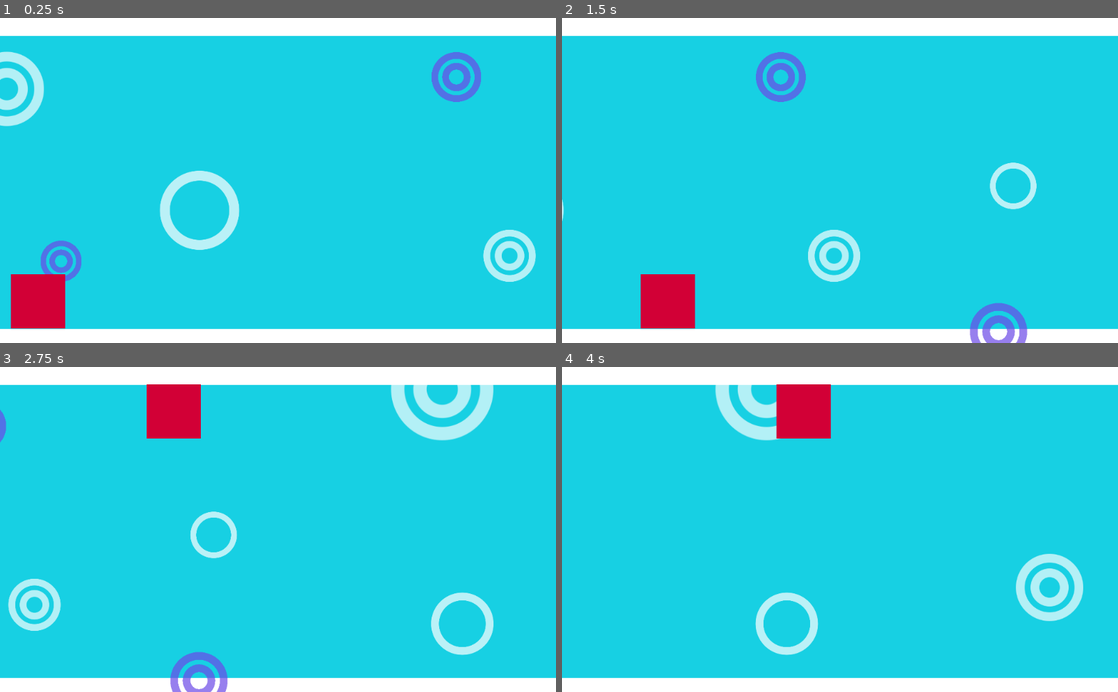
Above: before the commit, frames 1-4 (two rows, left to right).
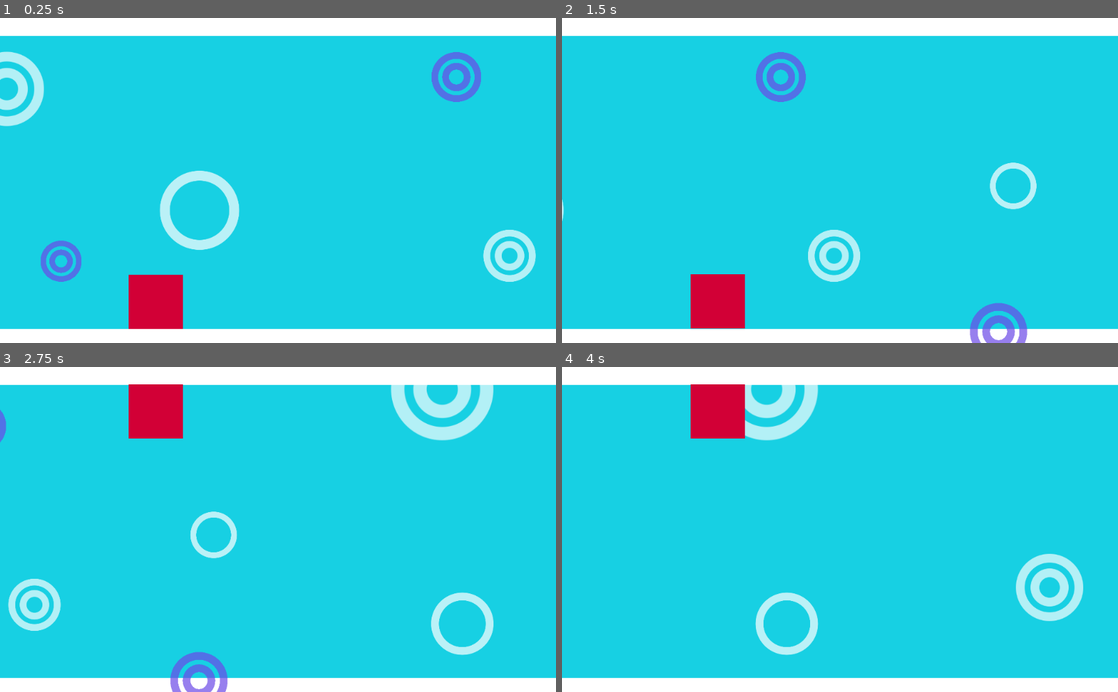
Above: after the commit, the same moments.

Repository: ApoorvaKa/Minimalism-Game
Game: Godot game, scene res://Main.tscn
The game is run twice, just before and just after one commit, with the same random seed, the same clock (stepped at 60 frames per second) and the same inputs. The project has no main scene, so this scene is started directly.
Inputs:
- Up to frame 1 (0.25 s): no input
- Up to frame 2 (1.5 s): tap Space (gravity_flip) at 0.6, 1.35 s
- Up to frame 3 (2.75 s): tap Space (gravity_flip) at 2.1 s
- Up to frame 4 (4 s): tap Space (gravity_flip) at 2.85, 3.6 s

The runs differ from the first frame. In frame 1, 3.3% of the frame differs, in the area x 1-33%, y 78-96%; in frame 2, 3.0%; in frame 3, 1.1%; in frame 4, 3.3%.

Commit message:
player movement fixed

Diff:
--- a/src/Main.tscn
+++ b/src/Main.tscn
@@ -8,4 +8,4 @@
 [node name="InfiniteBackground" parent="." instance=ExtResource( 1 )]
 
 [node name="Player" parent="." instance=ExtResource( 2 )]
-position = Vector2( 45, 523 )
+position = Vector2( 287, 524 )
--- a/src/Player.gd
+++ b/src/Player.gd
@@ -9,20 +9,9 @@
 
 
 # Called every frame. 'delta' is the elapsed time since the previous frame.
-func _process(delta):
-	var velocity = Vector2.ZERO # set velocity to (0,0)
+func _process(_delta):
 	if Input.is_action_just_pressed("gravity_flip"):
 		if position.y > 500:
 			position.y = 82
 		else:
 			position.y = 523
-
-	velocity.x += 1
-
-	if velocity.length() > 0:
-		velocity = velocity.normalized() * speed
-
-	# handles the movement of the player
-	position += velocity * delta
-	position.x = clamp(position.x, 0, screen_size.x) # clamp to keep it within the screen
-	position.y = clamp(position.y, 0, screen_size.y)
